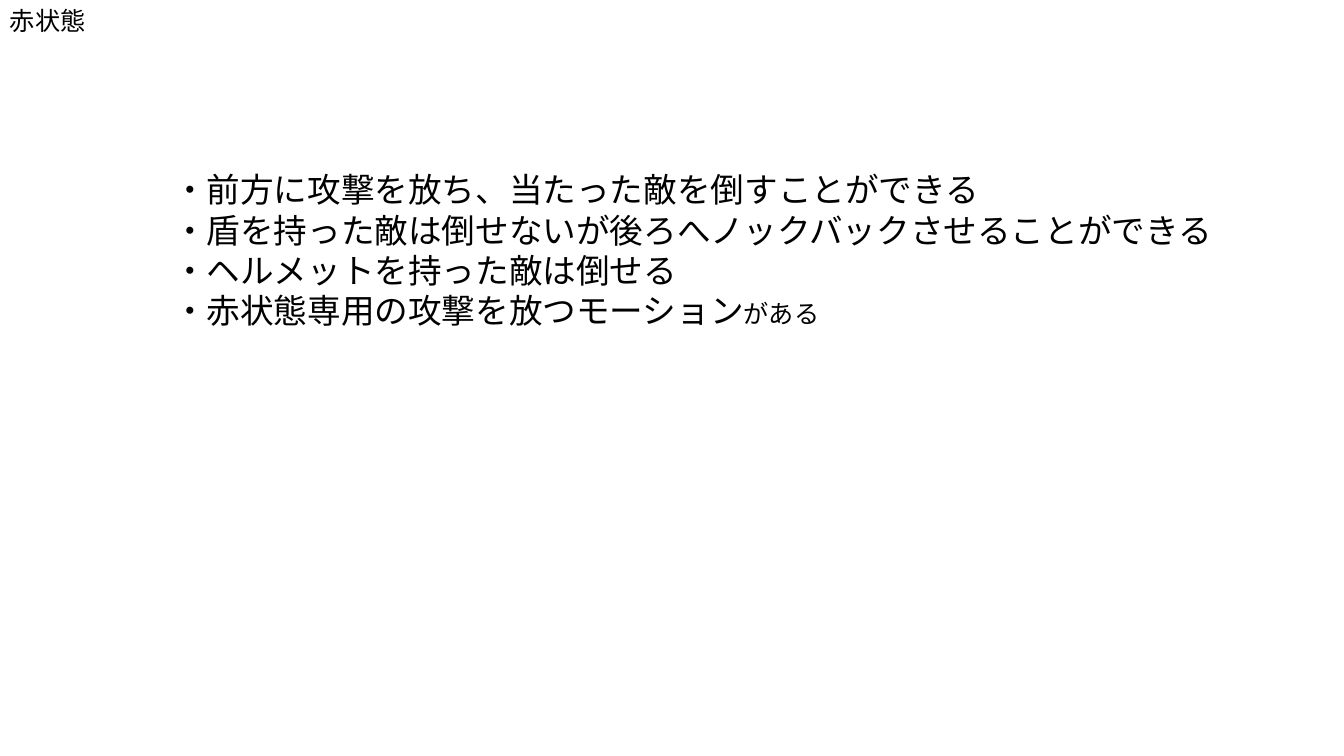
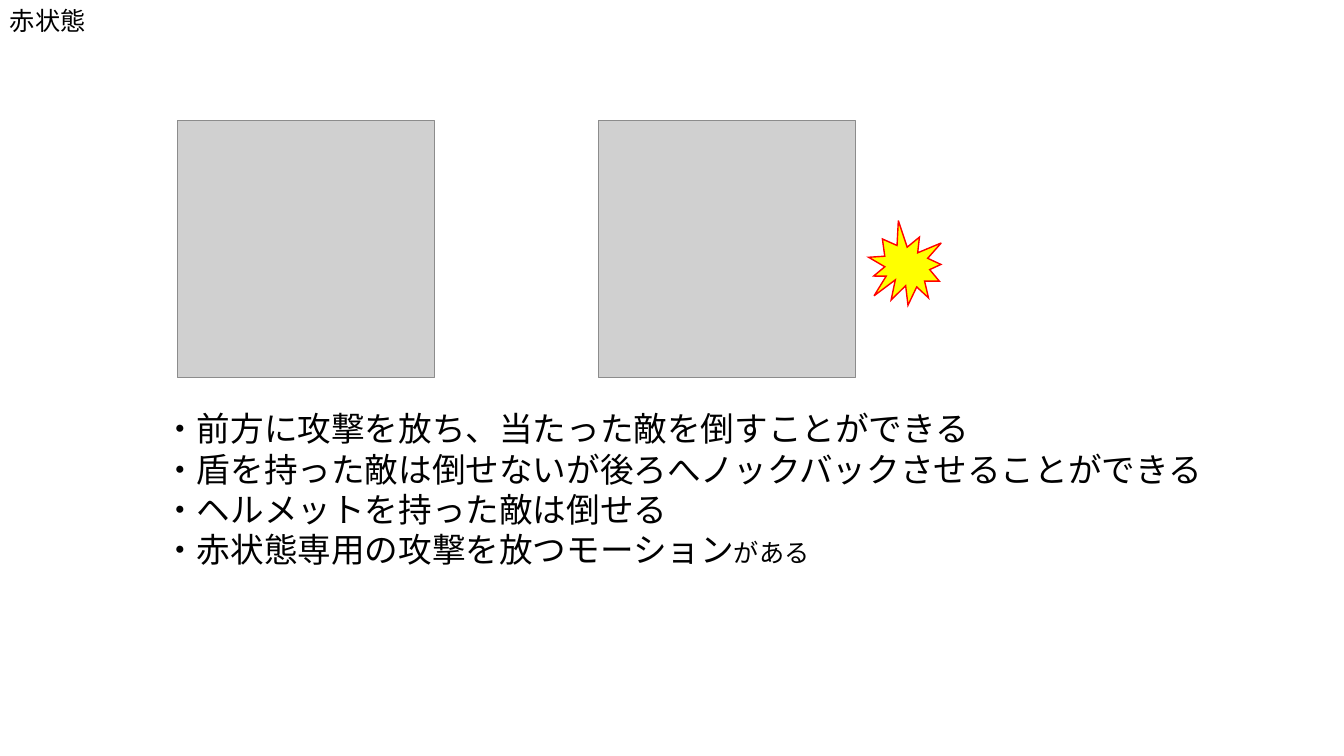
Before and after one commit to Akiyoshi-2/GameProbuctionPractice1, a slide deck: slide 3 of 仕様書/プレイヤー.pptx. Drawn at 1344x756 pixels with LibreOffice and Linux fonts; fonts in the diff are those of the drawing; grey boxes stand for pictures. Boxes give left, top, right and bottom in pixels: in the first picture for what was removed or moved away, otherwise in the second. Text is boxed around its words. In the diff, an @@ line names an element or a change of style, - is before the commit and + after.

```diff
--- a/仕様書/プレイヤー.pptx
+++ b/仕様書/プレイヤー.pptx
@@ picture added at box(177, 121, 435, 378) @@
@@ picture added at box(599, 121, 856, 378) @@
@@ irregular seal added at box(852, 213, 960, 323), fill #FFFF00, outline #FF0000 1 pt @@
@@ text "・前方に攻撃を放ち、当たった敵を倒すことができる": place and size @@
-text "・前方に攻撃を放ち、当たった敵を倒すことができる" at box(173, 173, 1212, 326)
+text "・前方に攻撃を放ち、当たった敵を倒すことができる" at box(163, 412, 1202, 565)
```
Also in this commit, not shown: 2 other slides changed.
